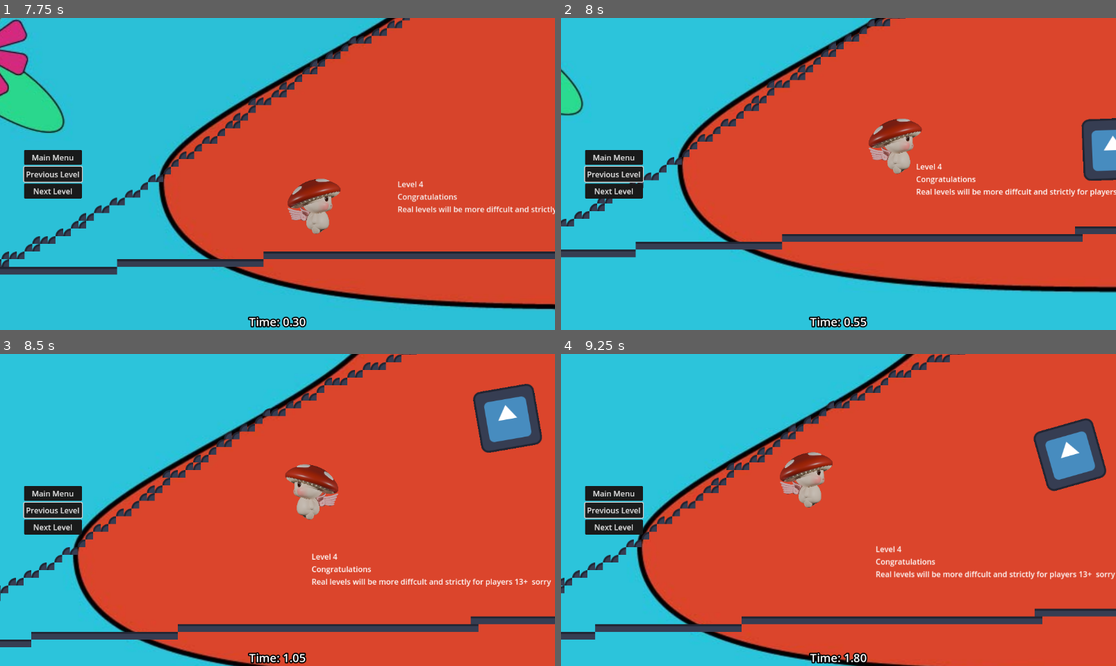
Above: before the commit, frames 1-4 (two rows, left to right).
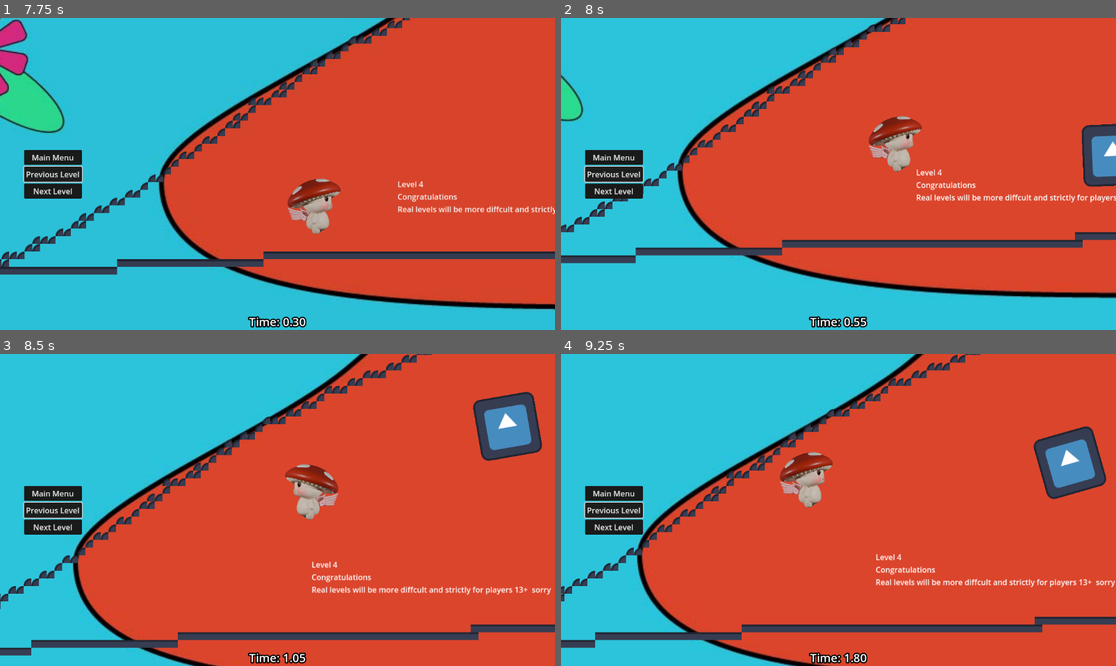
Above: after the commit, the same moments.

Repository: dustngroh/CapstoneProject
Game: Godot game, scene res://scenes/main/Game.tscn
Same seed, same stepped clock (60 frames per second), same inputs: the game is played once before the commit and once after it. The engine's default icon, where the game draws it, is replaced by a stand-in: a white triangle on a blue panel in a dark square.
Inputs:
- Up to frame 1 (7.75 s): tap Enter at 0.5 s; hold Right (walk_right) 0.53-1.25 s; tap Space (jump) at 0.6, 0.77, 1.07, 4.35, 4.52, 4.82, 5.85, 6.6, 6.77, 7.07, 7.25, 7.35, 7.52 s; click "New Game" at 1.25 s; click "New Game" at 2 s; click "Next Level" at 2.75 s; click "Next Level" at 3.5 s; hold Right (walk_right) 4.28-5 s; click "Previous Level" at 5 s; hold Left (walk_left) 5.78-6.53 s; hold Right (walk_right) from 6.53 s (still down)
- Up to frame 2 (8 s): keep holding Right (walk_right); tap Space (jump) at 7.82 s
- Up to frame 3 (8.5 s): release Right (walk_right) at 8.03 s; hold Left (walk_left) from 8.03 s (still down); tap Space (jump) at 8.1, 8.27 s
- Up to frame 4 (9.25 s): tap Space (jump) at 8.57, 8.85 s; release Left (walk_left) at 8.78 s; hold Right (walk_right) from 8.78 s (still down)

Frame 1 is identical in both runs. In frame 2, 13% of the frame differs, in the area x 0-100%, y 0-90%; in frame 3, 14%; in frame 4, 15%, in the area x 0-100%, y 0-100%.

Commit message:
Add coyote time to improve jumping.

Diff:
--- a/run-game/scenes/entities/characters/player/character_body_2d.gd
+++ b/run-game/scenes/entities/characters/player/character_body_2d.gd
@@ -17,6 +17,14 @@
 var last_direction = 0
 var last_direction_time = 0.0
 
+@export var coyote_frames = 12  # How many in-air frames to allow jumping
+var coyote = false  # Track whether we're in coyote time or not
+var last_floor = false  # Last frame's on-floor state
+var jumping = false
+
+
+func _ready() -> void:
+	$CoyoteTimer.wait_time = coyote_frames / 60.0
 
 func _physics_process(delta: float) -> void:
 
@@ -35,8 +43,6 @@
 		$AnimatedSprite2D.play("default")
 
 	if dir != 0:
-
-		#velocity.x = lerp(velocity.x, dir * speed, acceleration)
 		var is_flipping_direction = last_direction != 0 and dir != last_direction
 		var within_grace_time = (Time.get_ticks_msec() - last_direction_time) / 1000.0 <= dash_dance_grace_time
 		var at_high_speed = abs(velocity.x) >= speed * speed_threshold
@@ -52,16 +58,37 @@
 	else:
 		velocity.x = lerp(velocity.x, 0.0, friction)
 
-	$AnimatedSprite2D.flip_h = velocity.x < 0
+	# Check for jump
+	if Input.is_action_just_pressed("jump") and (is_on_floor() or coyote):
+		velocity.y = jump_speed
+		jumping = true
 
 	move_and_slide()
-	if Input.is_action_just_pressed("jump") and is_on_floor():
-		velocity.y = jump_speed
 
+	# Check for collisions
 	for i in get_slide_collision_count():
 		var c = get_slide_collision(i)
 		if c.get_collider() is RigidBody2D:
 			c.get_collider().apply_central_impulse(-c.get_normal() * push_force)
+
+	# Update jumping
+	if is_on_floor() and jumping:
+		jumping = false
+
+	# Check for coyote time
+	if !is_on_floor() and last_floor and !jumping:
+		coyote = true
+		#modulate = 0xff00ff # Uncomment to apply a color filter when coyote is active
+		$CoyoteTimer.start()
+
+	# Update sprite direction
+	if velocity.x > 0:
+		$AnimatedSprite2D.flip_h = false
+	if velocity.x < 0:
+		$AnimatedSprite2D.flip_h = true
+
+	# Set last_floor
+	last_floor = is_on_floor()
 
 func increase_speed(boost_amount, duration):
 	speed *= boost_amount
@@ -69,3 +96,8 @@
 
 func reset_speed():
 	speed = normal_speed
+
+
+func _on_coyote_timer_timeout() -> void:
+	coyote = false
+	#modulate = Color(1, 1, 1) # Uncomment to use coyote color filter (removes filter)
--- a/run-game/scenes/entities/characters/player/character_body_2d.tscn
+++ b/run-game/scenes/entities/characters/player/character_body_2d.tscn
@@ -41,3 +41,7 @@
 [node name="AnimatedSprite2D" type="AnimatedSprite2D" parent="."]
 scale = Vector2(0.15, 0.15)
 sprite_frames = SubResource("SpriteFrames_1huyh")
+
+[node name="CoyoteTimer" type="Timer" parent="."]
+
+[connection signal="timeout" from="CoyoteTimer" to="." method="_on_coyote_timer_timeout"]
--- a/run-game/scenes/levels/main_levels/level_1.tscn
+++ b/run-game/scenes/levels/main_levels/level_1.tscn
@@ -6,21 +6,21 @@
 
 [node name="Level1" instance=ExtResource("1_x5cf2")]
 
-[node name="SpawnPoint" parent="." index="2"]
+[node name="SpawnPoint" parent="." index="1"]
 position = Vector2(254.657, 782.622)
 
-[node name="TileMapLayer" type="TileMapLayer" parent="." index="6"]
+[node name="WinZone" parent="." index="4"]
+position = Vector2(8202, 386)
+
+[node name="TileMapLayer" type="TileMapLayer" parent="." index="5"]
 tile_map_data = PackedByteArray("AAAJABwAAAAAAAkAAgAJABsAAAAAAAkAAgAJABoAAAAAAAkAAgAJABkAAAAAAAkAAgAJABgAAAAAAAkAAgAJAB …(58000 unchanged characters)…
 tile_set = ExtResource("2_h5ykl")
 
-[node name="SpeedBoostItem" parent="." index="7" instance=ExtResource("3_x7g4m")]
+[node name="SpeedBoostItem" parent="." index="6" instance=ExtResource("3_x7g4m")]
 position = Vector2(1058.78, 565.702)
 
-[node name="SpeedBoostItem2" parent="." index="8" instance=ExtResource("3_x7g4m")]
+[node name="SpeedBoostItem2" parent="." index="7" instance=ExtResource("3_x7g4m")]
 position = Vector2(2626.12, 855.483)
 
-[node name="SpeedBoostItem3" parent="." index="9" instance=ExtResource("3_x7g4m")]
+[node name="SpeedBoostItem3" parent="." index="8" instance=ExtResource("3_x7g4m")]
 position = Vector2(5859.08, 419.551)
-
-[node name="WinZone" parent="." index="10"]
-position = Vector2(8202, 386)
--- a/run-game/scenes/levels/main_levels/level_3.tscn
+++ b/run-game/scenes/levels/main_levels/level_3.tscn
@@ -10,8 +10,17 @@
 [node name="Level3" instance=ExtResource("1_fgr6e")]
 current_level_number = 3
 
-[node name="SpawnPoint" parent="." index="2"]
+[node name="SpawnPoint" parent="." index="1"]
 position = Vector2(-1504.69, 839.066)
+
+[node name="Sprite2D" parent="ParallaxBackground/Background" index="0"]
+texture = ExtResource("4_jt047")
+
+[node name="Sprite2D" parent="ParallaxBackground/Tiles" index="0"]
+texture = ExtResource("5_01ggw")
+
+[node name="Sprite2D" parent="ParallaxBackground/Hills" index="0"]
+texture = ExtResource("6_u8kkj")
 
 [node name="TileMapLayer" type="TileMapLayer" parent="." index="4"]
 tile_map_data = PackedByteArray("AACb/zsAAAADAAAAAACc/zsAAAADAAAAAACd/zsAAAADAAAAAACe/zsAAAADAAAAAACf/zsAAAADAAAAAACg/z …(5520 unchanged characters)…
@@ -25,17 +34,8 @@
 text = "Level 3
 Good luck this one's hard"
 
-[node name="Sprite2D" parent="ParallaxBackground/Background" index="0"]
-texture = ExtResource("4_jt047")
+[node name="WinZone" parent="." index="6"]
+position = Vector2(836, 947)
 
-[node name="Sprite2D" parent="ParallaxBackground/Tiles" index="0"]
-texture = ExtResource("5_01ggw")
-
-[node name="Sprite2D" parent="ParallaxBackground/Hills" index="0"]
-texture = ExtResource("6_u8kkj")
-
-[node name="SpeedBoostItem" parent="." index="8" instance=ExtResource("4_wvpn8")]
+[node name="SpeedBoostItem" parent="." index="7" instance=ExtResource("4_wvpn8")]
 position = Vector2(-586.083, 1033.14)
-
-[node name="WinZone" parent="." index="9"]
-position = Vector2(836, 947)
--- a/run-game/scenes/levels/main_levels/level_4.tscn
+++ b/run-game/scenes/levels/main_levels/level_4.tscn
@@ -17,8 +17,29 @@
 scale = Vector2(2, 2)
 texture = ExtResource("2_4i1cn")
 
-[node name="SpawnPoint" parent="." index="3"]
+[node name="SpawnPoint" parent="." index="2"]
 position = Vector2(684.873, 752.449)
+
+[node name="Sprite2D" parent="ParallaxBackground/Background" index="0"]
+visible = false
+
+[node name="ColorRect" type="ColorRect" parent="ParallaxBackground/Background" index="1"]
+anchors_preset = 15
+anchor_right = 1.0
+anchor_bottom = 1.0
+offset_left = -4619.0
+offset_top = -2535.0
+offset_right = 6881.0
+offset_bottom = 4681.0
+grow_horizontal = 2
+grow_vertical = 2
+color = Color(0.172549, 0.768627, 0.858824, 1)
+
+[node name="Tiles" parent="ParallaxBackground" index="1"]
+visible = false
+
+[node name="Hills" parent="ParallaxBackground" index="2"]
+visible = false
 
 [node name="TileMapLayer" type="TileMapLayer" parent="." index="5"]
 tile_map_data = PackedByteArray("AAAEAD0AAAADAAAAAAAFAD0AAAADAAAAAAAGAD0AAAADAAAAAAAHAD0AAAADAAAAAAAIAD0AAAADAAAAAAAJAD …(6912 unchanged characters)…
@@ -51,26 +72,5 @@
 Congratulations
 Real levels will be more diffcult and strictly for players 13+  sorry"
 
-[node name="Sprite2D" parent="ParallaxBackground/Background" index="0"]
-visible = false
-
-[node name="ColorRect" type="ColorRect" parent="ParallaxBackground/Background" index="1"]
-anchors_preset = 15
-anchor_right = 1.0
-anchor_bottom = 1.0
-offset_left = -4619.0
-offset_top = -2535.0
-offset_right = 6881.0
-offset_bottom = 4681.0
-grow_horizontal = 2
-grow_vertical = 2
-color = Color(0.172549, 0.768627, 0.858824, 1)
-
-[node name="Tiles" parent="ParallaxBackground" index="1"]
-visible = false
-
-[node name="Hills" parent="ParallaxBackground" index="2"]
-visible = false
-
-[node name="WinZone" parent="." index="15"]
+[node name="WinZone" parent="." index="13"]
 position = Vector2(2637, 773)
--- a/run-game/scenes/levels/test_levels/level_1.tscn
+++ b/run-game/scenes/levels/test_levels/level_1.tscn
@@ -13,7 +13,7 @@
 offset_bottom = 527.0
 texture = ExtResource("2_nhcsw")
 
-[node name="SpawnPoint" parent="." index="3"]
+[node name="SpawnPoint" parent="." index="2"]
 position = Vector2(138.953, 365.214)
 
 [node name="TileMapLayer" type="TileMapLayer" parent="." index="5"]
@@ -27,5 +27,5 @@
 offset_bottom = 444.0
 text = "This is level 1"
 
-[node name="WinZone" parent="." index="9"]
+[node name="WinZone" parent="." index="7"]
 position = Vector2(933, 359)
--- a/run-game/scenes/levels/test_levels/level_2.tscn
+++ b/run-game/scenes/levels/test_levels/level_2.tscn
@@ -33,7 +33,7 @@
 scale = Vector2(0.2, 0.2)
 texture = ExtResource("2_5ngih")
 
-[node name="SpawnPoint" parent="." index="5"]
+[node name="SpawnPoint" parent="." index="4"]
 position = Vector2(191.404, 472.517)
 
 [node name="TileMapLayer" type="TileMapLayer" parent="." index="7"]
@@ -47,25 +47,28 @@
 offset_bottom = 480.0
 text = "And this is level 2"
 
-[node name="MovingPlatform" parent="." index="11" instance=ExtResource("4_gisli")]
+[node name="WinZone" parent="." index="9"]
+position = Vector2(4114, -503)
+
+[node name="MovingPlatform" parent="." index="10" instance=ExtResource("4_gisli")]
 position = Vector2(2008, 121)
 offset = Vector2(200, 0)
 duration = 3.0
 
-[node name="MovingPlatform2" parent="." index="12" instance=ExtResource("4_gisli")]
+[node name="MovingPlatform2" parent="." index="11" instance=ExtResource("4_gisli")]
 position = Vector2(2534.21, -189.338)
 offset = Vector2(0, 320)
 
-[node name="MovingPlatform3" parent="." index="13" instance=ExtResource("4_gisli")]
+[node name="MovingPlatform3" parent="." index="12" instance=ExtResource("4_gisli")]
 position = Vector2(2907, -36)
 offset = Vector2(500, -320)
 
-[node name="MovingPlatform4" parent="." index="14" instance=ExtResource("4_gisli")]
+[node name="MovingPlatform4" parent="." index="13" instance=ExtResource("4_gisli")]
 position = Vector2(4931, 709)
 offset = Vector2(0, -1020)
 duration = 10.0
 
-[node name="Label2" type="Label" parent="." index="15"]
+[node name="Label2" type="Label" parent="." index="14"]
 offset_left = 4553.0
 offset_top = 565.0
 offset_right = 4607.0
@@ -73,14 +76,11 @@
 text = "Failure
 Wait for lift here"
 
-[node name="SpeedBoostItem" parent="." index="16" instance=ExtResource("5_rfrtb")]
+[node name="SpeedBoostItem" parent="." index="15" instance=ExtResource("5_rfrtb")]
 position = Vector2(2636, 648)
 
-[node name="SpeedBoostItem2" parent="." index="17" instance=ExtResource("5_rfrtb")]
+[node name="SpeedBoostItem2" parent="." index="16" instance=ExtResource("5_rfrtb")]
 position = Vector2(3124, 642)
 
-[node name="SpeedBoostItem3" parent="." index="18" instance=ExtResource("5_rfrtb")]
+[node name="SpeedBoostItem3" parent="." index="17" instance=ExtResource("5_rfrtb")]
 position = Vector2(3639, 648)
-
-[node name="WinZone" parent="." index="19"]
-position = Vector2(4114, -503)
Not shown, changed: docs/index.html
Not shown, changed: docs/index.pck
